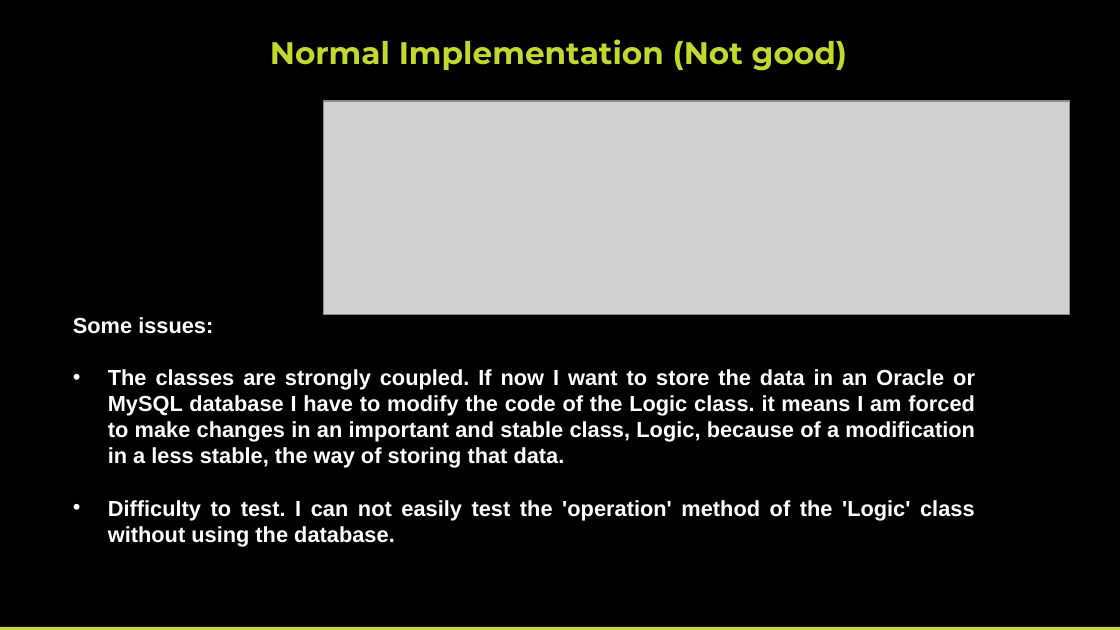
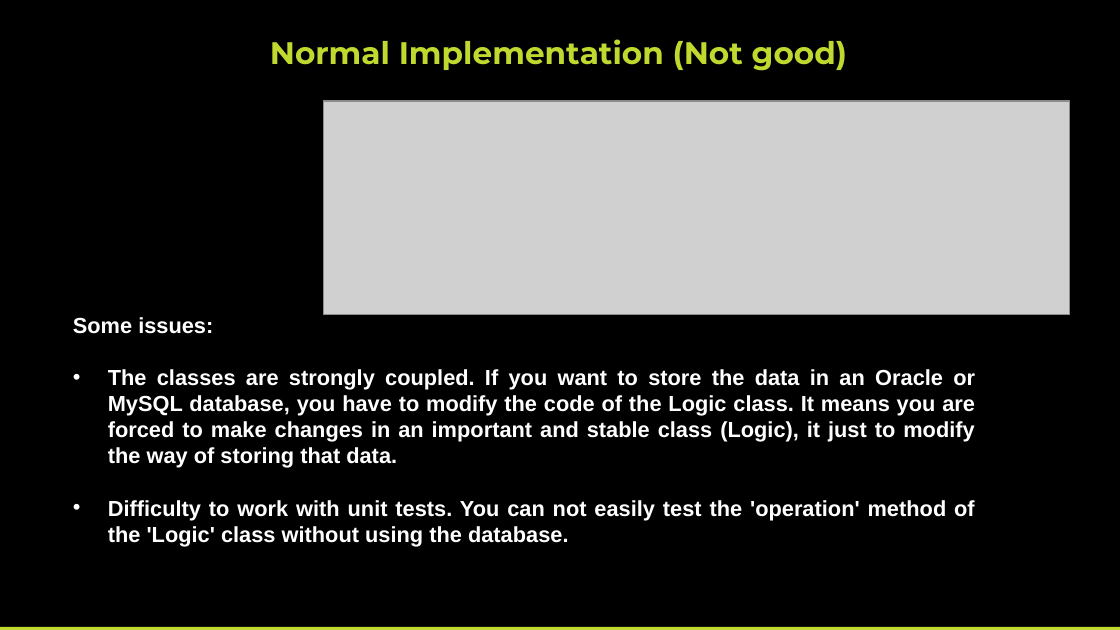
Before and after one commit to pcastellanos/TeamTraining, a slide deck: slide 29 of SOLID/SOLID.pptx. Drawn at 1120x630 pixels with LibreOffice and Linux fonts; fonts in the diff are those of the drawing; grey boxes stand for pictures. Boxes give left, top, right and bottom in pixels: in the first picture for what was removed or moved away, otherwise in the second. Text is boxed around its words. In the diff, an @@ line names an element or a change of style, - is before the commit and + after.

Commit message:
Dependency Inversion - Modify some slides of the presentation

```diff
--- a/SOLID/SOLID.pptx
+++ b/SOLID/SOLID.pptx
@@ text at bbox=[108, 369, 975, 547]: text changed @@
-• The classes are strongly coupled. If now I want to store the data in an Oracle or MySQL database I have to modify the code of the Logic class. it means I am forced to make changes in an important and stable class, Logic, because of a modification in a less stable, the way of storing that data.
-• Difficulty to test. I can not easily test the 'operation' method of the 'Logic' class without using the database.
+• The classes are strongly coupled. If you want to store the data in an Oracle or MySQL database, you have to modify the code of the Logic class. It means you are forced to make changes in an important and stable class (Logic), it just to modify the way of storing that data.
+• Difficulty to work with unit tests. You can not easily test the 'operation' method of the 'Logic' class without using the database.
```
